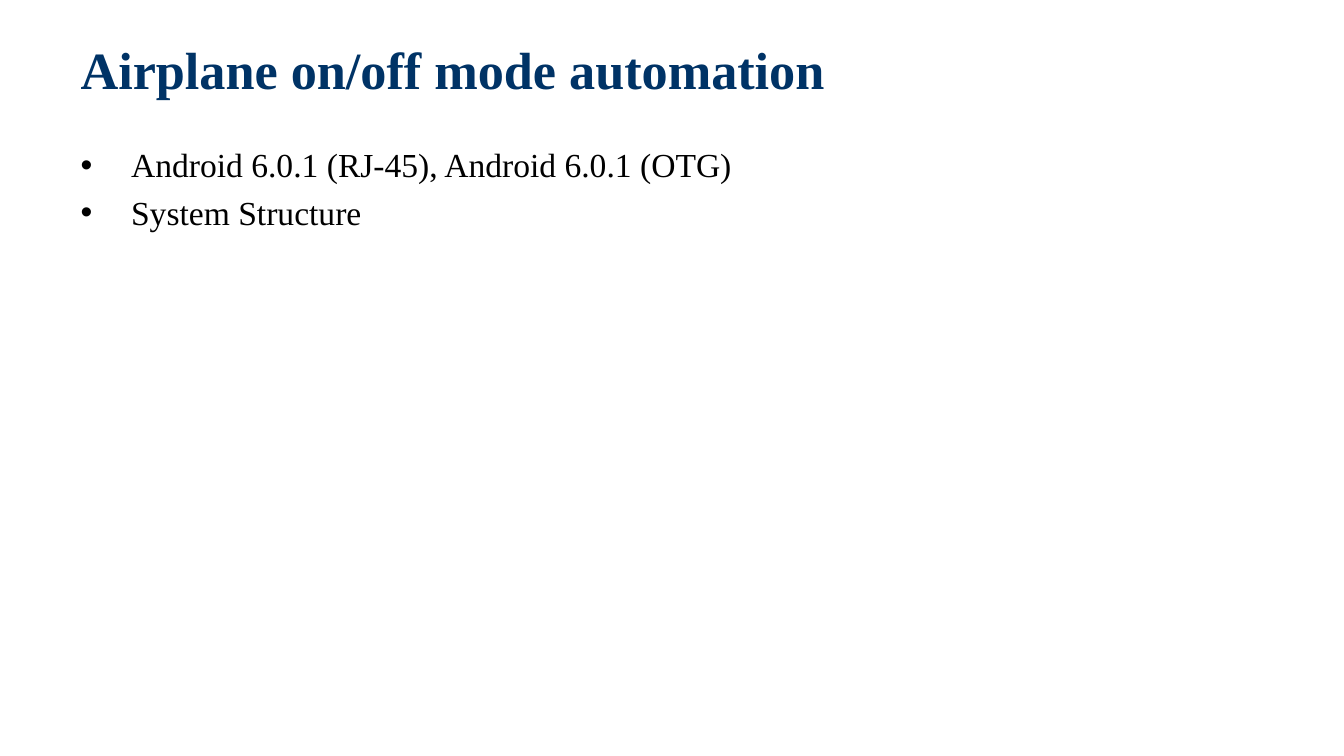
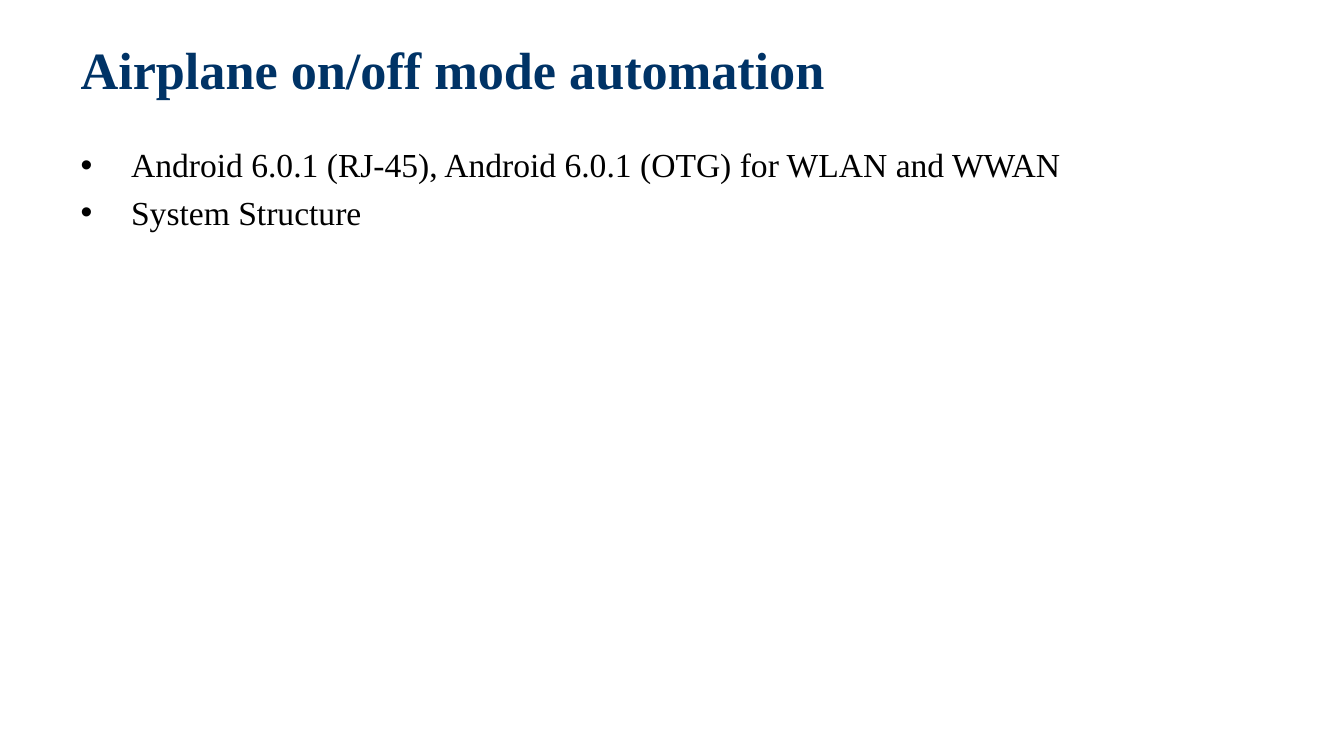
Before and after one commit to jackiejay888/automation, a slide deck: slide 17 of kpi/Test Automation_Demo.pptx. Drawn at 1344x756 pixels with LibreOffice and Linux fonts; fonts in the diff are those of the drawing; background and template pictures are left out. Boxes give left, top, right and bottom in pixels: in the first picture for what was removed or moved away, otherwise in the second. Text is boxed around its words. In the diff, an @@ line names an element or a change of style, - is before the commit and + after.

```diff
--- a/kpi/Test Automation_Demo.pptx
+++ b/kpi/Test Automation_Demo.pptx
@@ text at bbox=[131, 153, 1060, 184]: text changed @@
-  • Android 6.0.1 (RJ-45), Android 6.0.1 (OTG)
+  • Android 6.0.1 (RJ-45), Android 6.0.1 (OTG) for WLAN and WWAN
```
Also in this commit, not shown: 7 other slides changed, 3 slides added, 2 other files.
